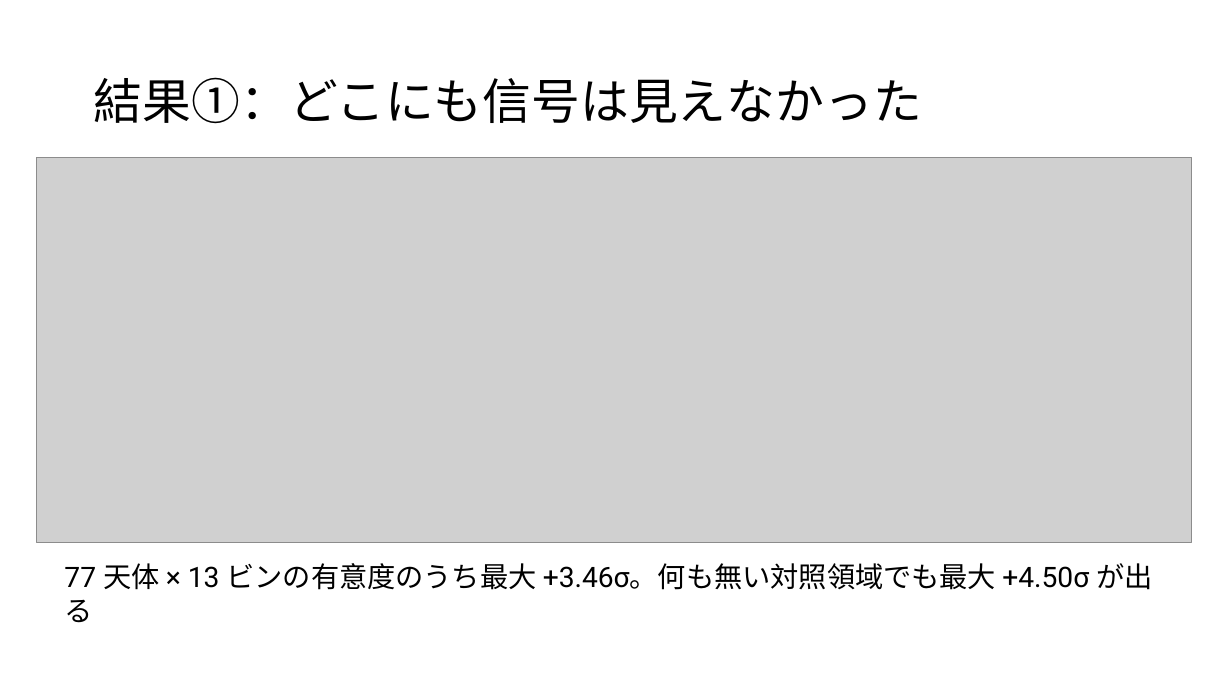
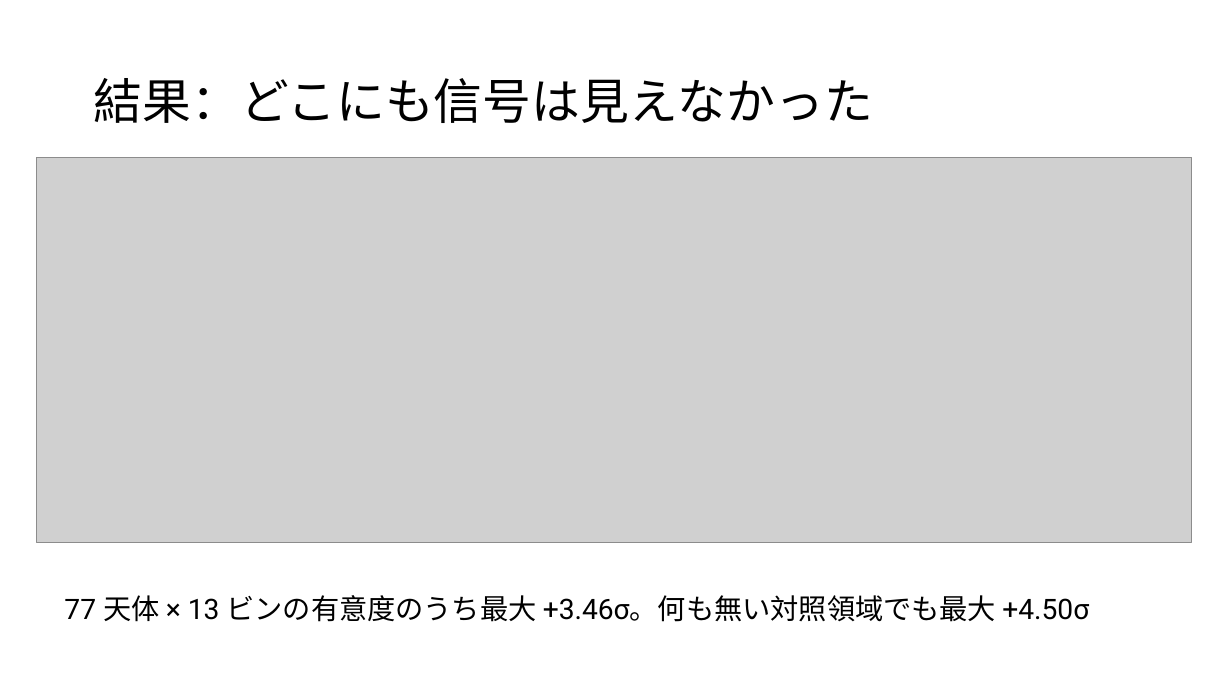
Before and after one commit to Mikann20041029/darkmatter-slides, a slide deck: slide 10 of slides/2026-10-02_研究進捗報告.pptx (slide 11 before the commit). Drawn at 1232x693 pixels with LibreOffice and Linux fonts; fonts in the diff are those of the drawing; grey boxes stand for pictures. Boxes give left, top, right and bottom in pixels: in the first picture for what was removed or moved away, otherwise in the second. Text is boxed around its words. In the diff, an @@ line names an element or a change of style, - is before the commit and + after.

```diff
--- a/slides/2026-10-02_研究進捗報告.pptx
+++ b/slides/2026-10-02_研究進捗報告.pptx
@@ title at [94, 78, 873, 123]: text changed @@
-結果①：どこにも信号は見えなかった
+結果：どこにも信号は見えなかった
@@ text at [64, 595, 1089, 622]: text changed @@
-77 天体 × 13 ビンの有意度のうち最大 +3.46σ。何も無い対照領域でも最大 +4.50σ が出る
+77 天体 × 13 ビンの有意度のうち最大 +3.46σ。何も無い対照領域でも最大 +4.50σ
```
Also in this commit, not shown: 10 other slides changed, 5 slides added, 2 slides removed, 6 other files.
